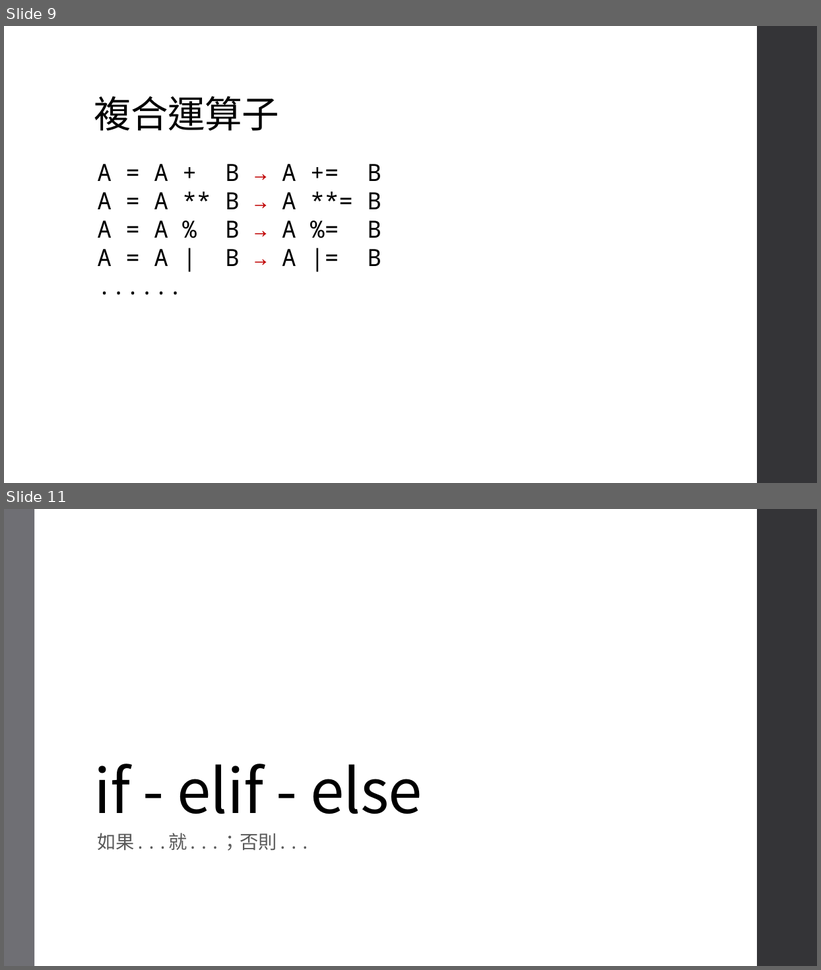
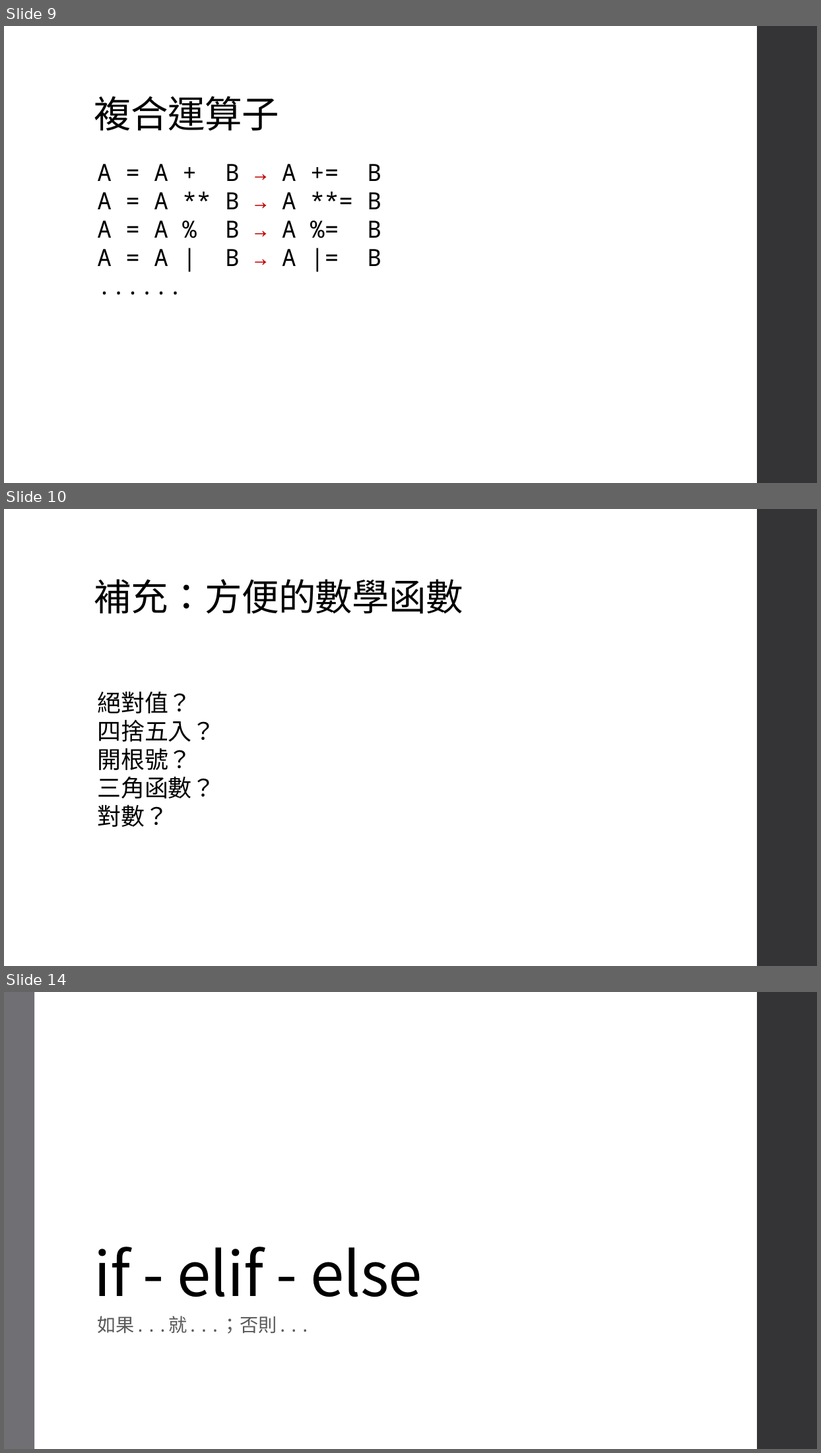
Before and after one commit to an920107/ServiceLearning, a slide deck: Class 3.pptx. Shown one above the other, each under a label of ours: slides 9 and 11 before the commit, slides 9, 10 and 14 after it; the slides between them are not shown. The pictures are 821x970 and 821x1453 pixels, drawn with LibreOffice and Linux fonts; fonts in the diff are those of the drawing. Boxes give left, top, right and bottom in pixels: in the first picture for what was removed or moved away, otherwise in the second. Text is boxed around its words. In the diff, an @@ line names an element or a change of style, - is before the commit and + after.

```diff
--- a/Class 3.pptx
+++ b/Class 3.pptx
@@ slide 10 added at [4,509,817,966], background #FFFFFF; not listed: 1 template element that a slide beside it also shows @@
@@ title added at [94,579,463,614], 44 pt, text #000000 @@
+補充：方便的數學函數
@@ text added at [97,692,215,827], 28 pt, text #000000 @@
+絕對值？
+四捨五入？
+開根號？
+三角函數？
+對數？
@@ what was slide 11 is now slide 14 @@
```
Also in this commit, not shown: 1 slide changed, 17 other slides added, 1 slide removed.
